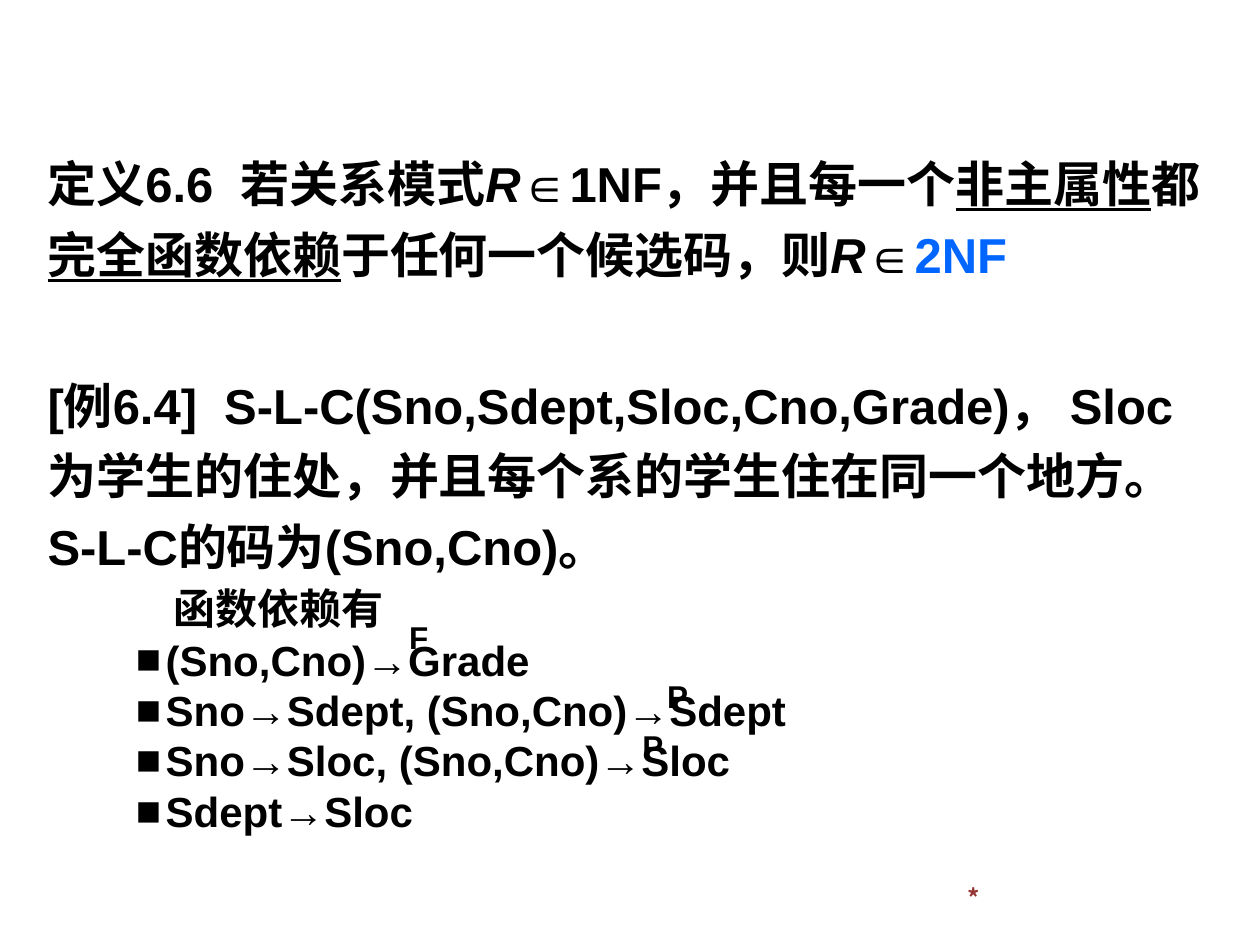
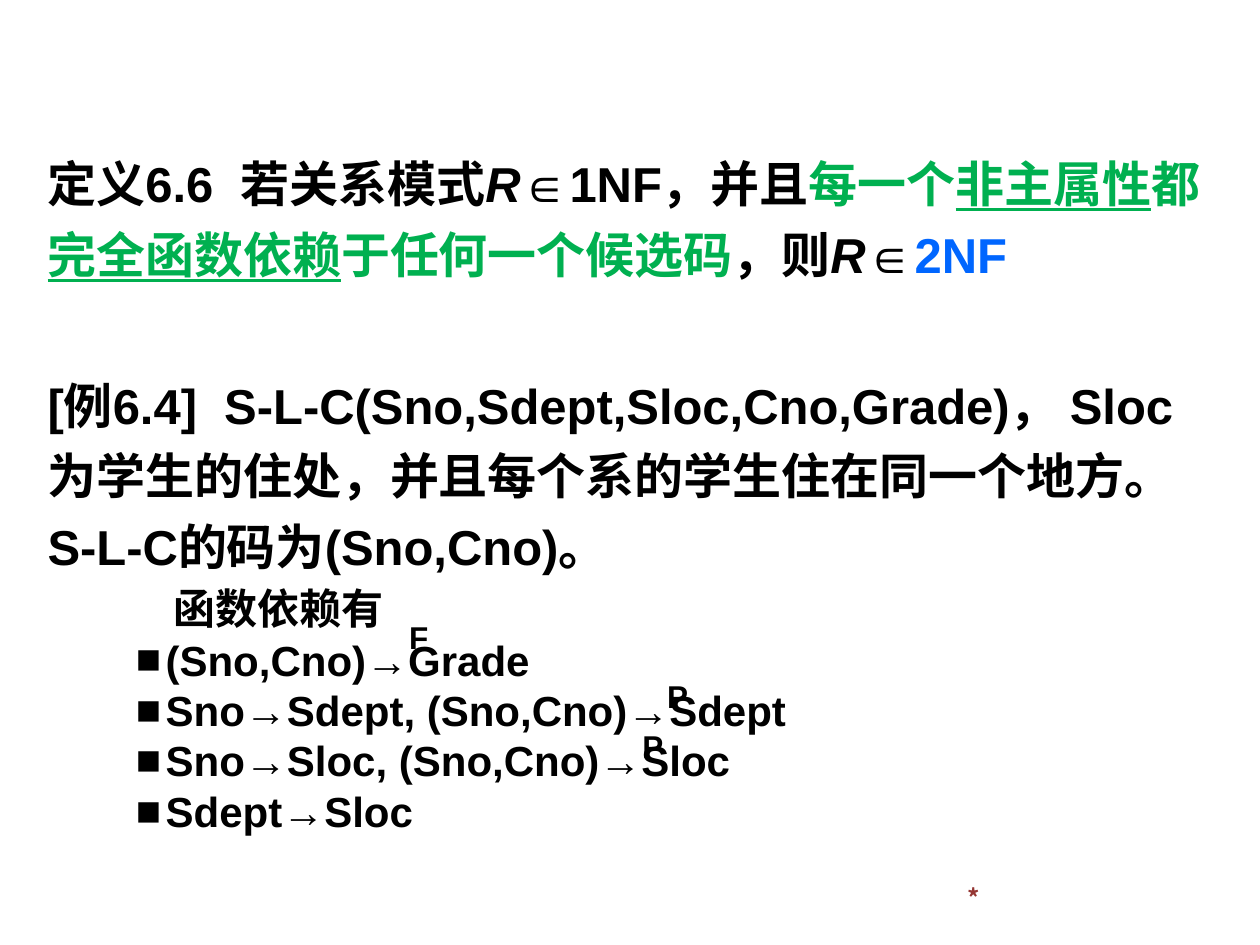
Before and after one commit to HBU/DataBase, a slide deck: slide 33 of PPT/DB第06章.ppt. Drawn at 1260x945 pixels with LibreOffice and Linux fonts; fonts in the diff are those of the drawing; background and template pictures are left out. Boxes give left, top, right and bottom in pixels: in the first picture for what was removed or moved away, otherwise in the second. Text is boxed around its words. In the diff, an @@ line names an element or a change of style, - is before the commit and + after.

```diff
--- a/PPT/DB第06章.ppt
+++ b/PPT/DB第06章.ppt
@@ subtitle at (48,160,1200,282): text colour #000000 to #00B050 in "若关系模式R∈1NF，并且每一个非主属性都完全函数依赖于任何一个候选码，则R∈2NF" @@
```
Also in this commit, not shown: 6 other slides changed.
